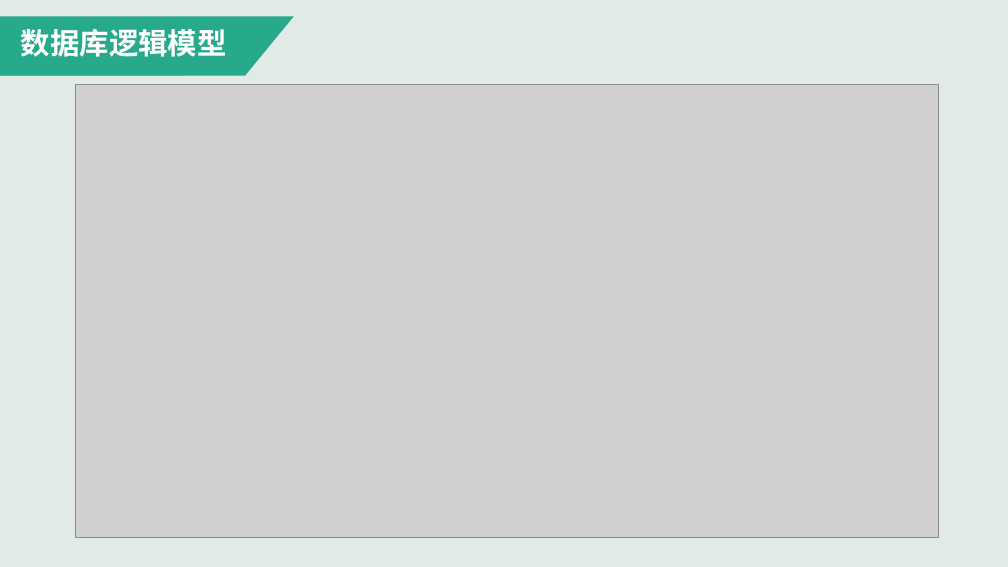
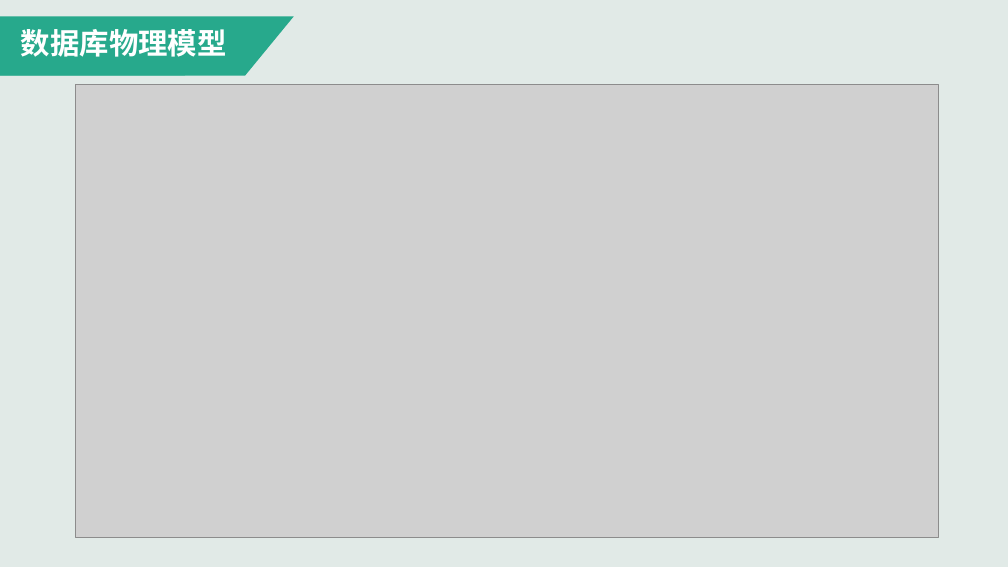
Before and after one commit to chenchenupc/TeamFProj, a slide deck: slide 23 of Document/分析与设计汇报PPT.pptx. Drawn at 1008x567 pixels with LibreOffice and Linux fonts; fonts in the diff are those of the drawing; grey boxes stand for pictures. Boxes give left, top, right and bottom in pixels: in the first picture for what was removed or moved away, otherwise in the second. Text is boxed around its words. In the diff, an @@ line names an element or a change of style, - is before the commit and + after.

```diff
--- a/Document/分析与设计汇报PPT.pptx
+++ b/Document/分析与设计汇报PPT.pptx
@@ text at (x1=21, y1=29, x2=227, y2=57): text changed @@
-数据库逻辑模型
+数据库物理模型
```
Also in this commit, not shown: 2 other slides changed.
